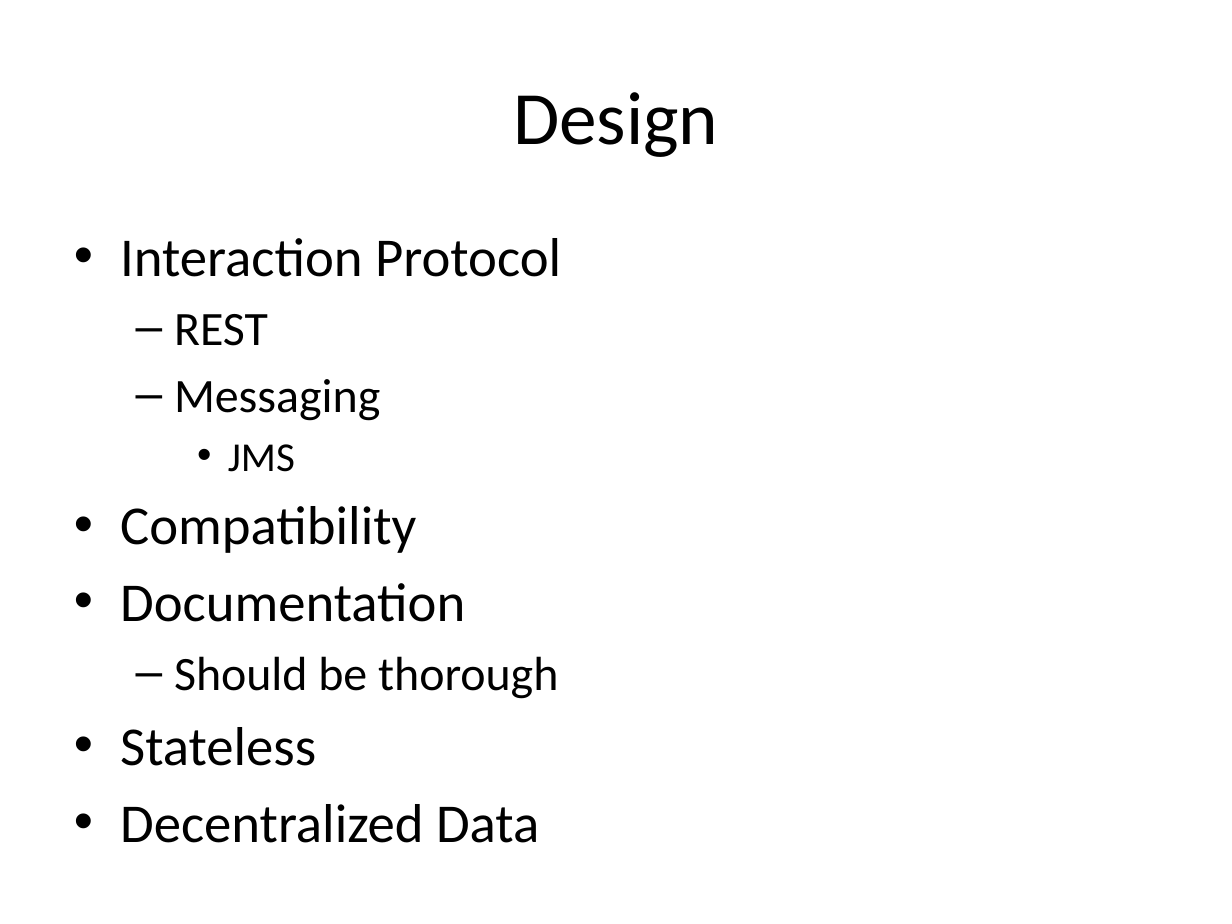
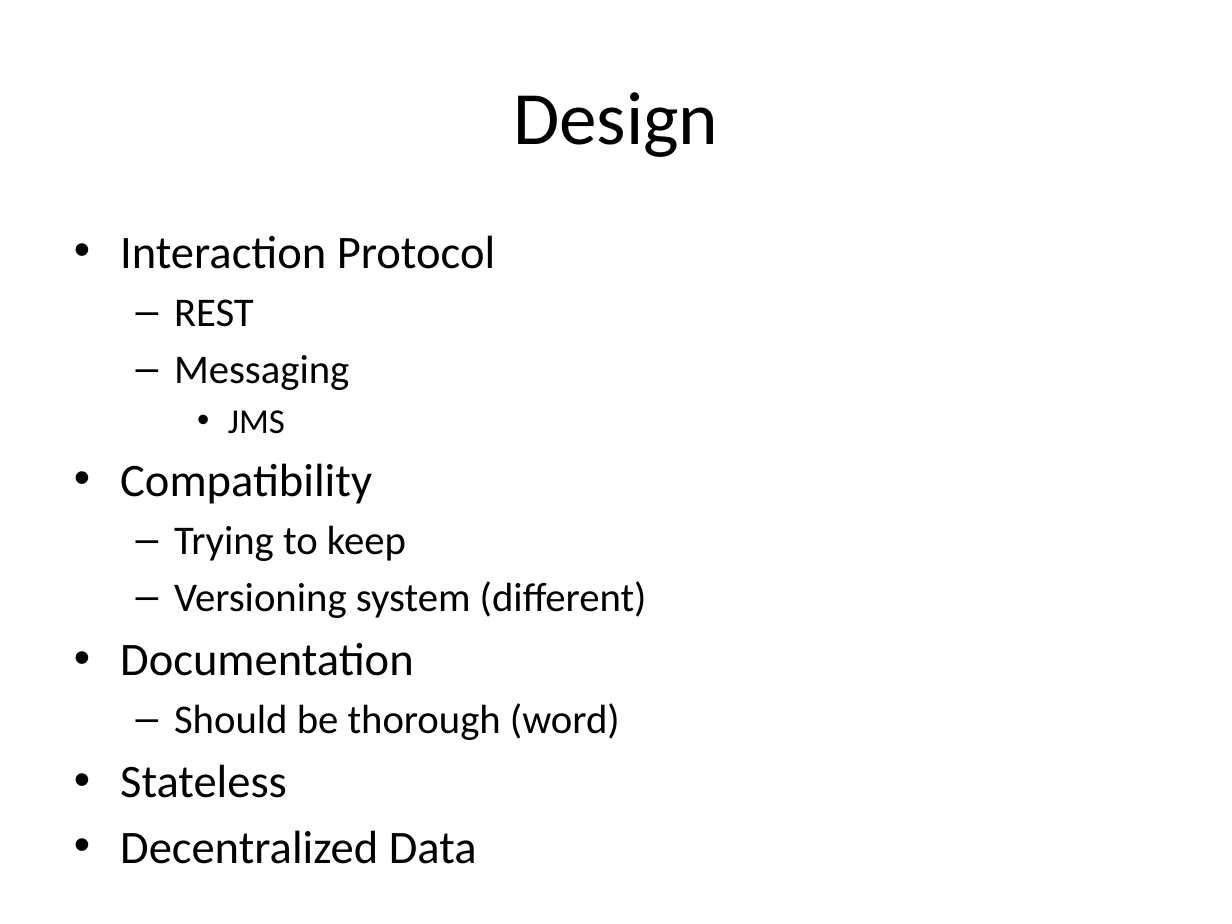
Before and after one commit to vitali-kviatkouski/personal, a slide deck: slide 3 of Microservices.pptx. Drawn at 1232x924 pixels with LibreOffice and Linux fonts; fonts in the diff are those of the drawing. Boxes give left, top, right and bottom in pixels: in the first picture for what was removed or moved away, otherwise in the second. Text is boxed around its words. In the diff, an @@ line names an element or a change of style, - is before the commit and + after.

```diff
--- a/Microservices.pptx
+++ b/Microservices.pptx
@@ text at (120,235,495,798): size 32 to 27.2 pt in "Interaction Protocol", "Compatibility", "Documentation", "Stateless" and 1 more places; size 28 to 23.8 pt in "REST", "Messaging"; size 24 to 20.4 pt in "JMS" @@
@@ text at (174,525,647,618): paragraphs added @@
+  – Trying to keep
+  – Versioning system (different)
@@ text at (174,703,620,740): text changed; size 28 to 23.8 pt @@
-  – Should be thorough
+  – Should be thorough (word)
```
Also in this commit, not shown: 4 other slides changed, 1 slide added.
